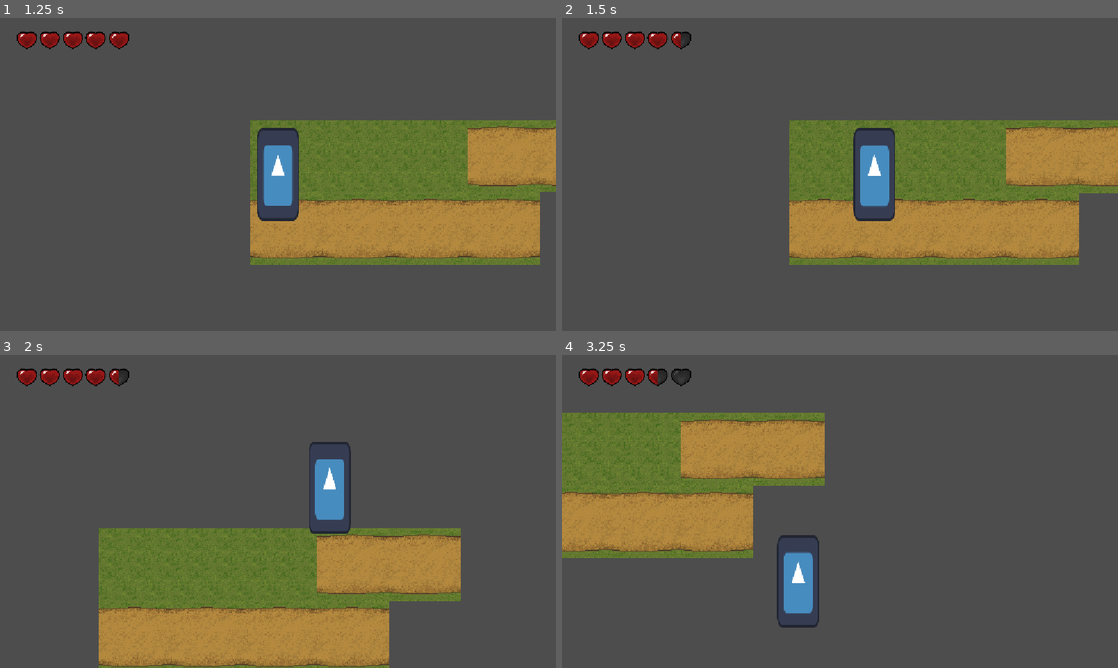
Above: before the commit, frames 1-4 (two rows, left to right).
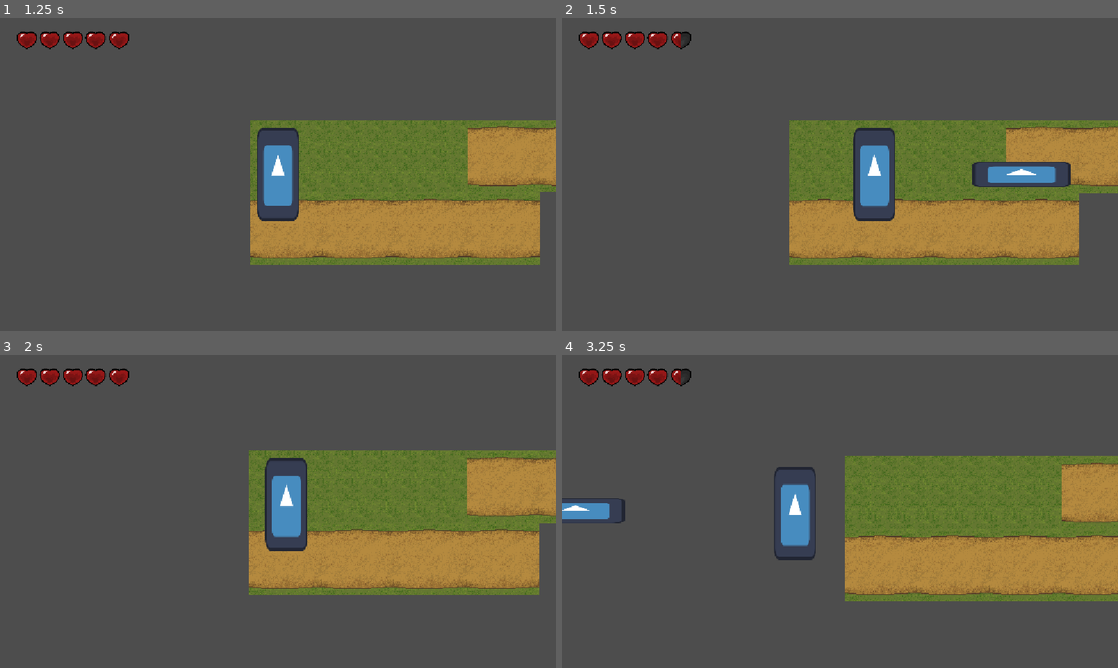
Above: after the commit, the same moments.

Repository: Dekoder-py/DaydreamProject
Game: Godot game, scene res://scenes/start_menu.tscn
Same seed, same stepped clock (60 frames per second), same inputs: the game is played once before the commit and once after it. The engine's default icon, where the game draws it, is replaced by a stand-in: a white triangle on a blue panel in a dark square. Sound files missing from this copy of the repository are replaced by a short silence.
Inputs:
- Up to frame 1 (1.25 s): click "Start!" at 0.5 s
- Up to frame 2 (1.5 s): tap Enter at 1.25 s; hold Right (right) from 1.28 s (still down); tap X (shoot) at 1.35 s
- Up to frame 3 (2 s): keep holding Right (right); tap W (jump) at 1.52 s
- Up to frame 4 (3.25 s): tap X (shoot) at 2.1, 2.85 s; tap W (jump) at 2.27 s; release Right (right) at 2.78 s; hold A (left) from 2.78 s (still down)

Frame 1 is identical in both runs. In frame 2, 1.4% of the frame differs, in the area x 73-92%, y 46-54%; in frame 3, 38%; in frame 4, 44%, in the area x 0-100%, y 4-88%.

Commit message:
add bullets

Diff:
--- /dev/null
+++ b/scenes/bullet.tscn
@@ -0,0 +1,25 @@
+[gd_scene load_steps=5 format=3 uid="uid://cicicymixxwo5"]
+
+[ext_resource type="Texture2D" uid="uid://cj3ych3woygbm" path="res://icon.svg" id="1_y25gk"]
+[ext_resource type="Script" uid="uid://1x5rb3n2fgx3" path="res://scripts/bullet.gd" id="2_eoqba"]
+[ext_resource type="PackedScene" uid="uid://becdtkvp0qkta" path="res://scenes/killzone.tscn" id="2_l5glv"]
+
+[sub_resource type="CapsuleShape2D" id="CapsuleShape2D_eoqba"]
+radius = 69.48569
+height = 138.97137
+
+[node name="Bullet" type="Sprite2D"]
+scale = Vector2(1.0625, 0.27343747)
+texture = ExtResource("1_y25gk")
+script = ExtResource("2_eoqba")
+
+[node name="Killzone" parent="." instance=ExtResource("2_l5glv")]
+collision_mask = 1
+
+[node name="CollisionShape2D" type="CollisionShape2D" parent="Killzone"]
+shape = SubResource("CapsuleShape2D_eoqba")
+
+[node name="Timer" type="Timer" parent="."]
+wait_time = 3.0
+
+[connection signal="timeout" from="Timer" to="." method="_on_timer_timeout"]
--- /dev/null
+++ b/scripts/bullet.gd
@@ -0,0 +1,23 @@
+extends Sprite2D
+
+@onready var timer: Timer = $Timer
+var direction = 1
+
+const SPEED = 800
+
+# Called when the node enters the scene tree for the first time.
+func _ready() -> void:
+	if !direction:
+		direction = 1
+	timer.start()
+
+
+
+# Called every frame. 'delta' is the elapsed time since the previous frame.
+func _process(delta: float) -> void:
+	position += Vector2(1, 0) * delta * SPEED * direction
+
+
+
+func _on_timer_timeout() -> void:
+	pass
--- a/scripts/player.gd
+++ b/scripts/player.gd
@@ -3,18 +3,25 @@
 @onready var jump_sound: AudioStreamPlayer = $JumpSound
 @onready var shoot_timer: Timer = $ShootTimer
 @onready var death_sound: AudioStreamPlayer = $DeathSound
+const BULLET = preload("uid://cicicymixxwo5")
 
 
 const HEART_HALF = preload("uid://cmjuvnk6nc62u")
 const HEART_EMPTY = preload("uid://btvkx1io5xfbf")
 
+var facing = 1
 
 const SPEED = 400.0
 const JUMP_VELOCITY = -500.0
 var health: float = 5
 var can_shoot := true
 
-func shoot():
+func shoot(direction):
+	var bullet = BULLET.instantiate()
+	bullet.position = position + Vector2(150 * direction, 0)
+	bullet.direction = direction
+	get_parent().add_child(bullet)
+
 	damage_self(0.5)
 	can_shoot = false
 	shoot_timer.start()
@@ -66,13 +73,16 @@
 		velocity.y = JUMP_VELOCITY
 		jump_sound.play()
 
+
 	# handle shoot
 	if Input.is_action_just_pressed("shoot") and can_shoot:
-		shoot()
+		shoot(facing)
 
 	# Get the input direction and handle the movement/deceleration.
 	# As good practice, you should replace UI actions with custom gameplay actions.
 	var direction := Input.get_axis("left", "right")
+	if direction:
+		facing = direction
 	if direction:
 		velocity.x = direction * SPEED
 	else:
Not shown, added: scripts/bullet.gd.uid
